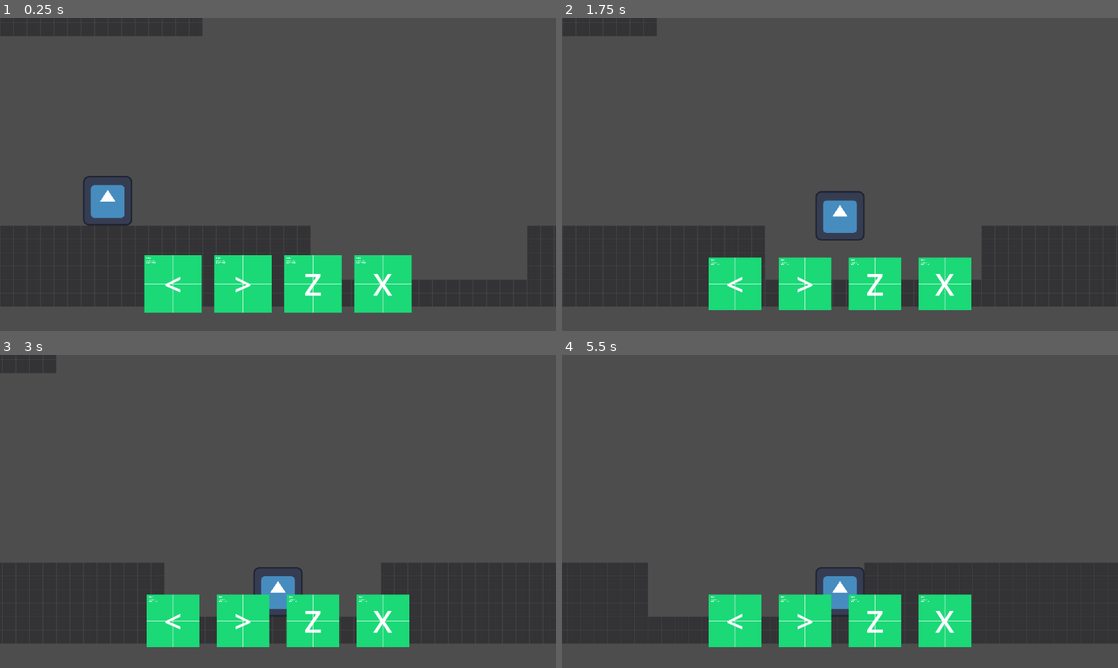
Above: before the commit, frames 1-4 (two rows, left to right).
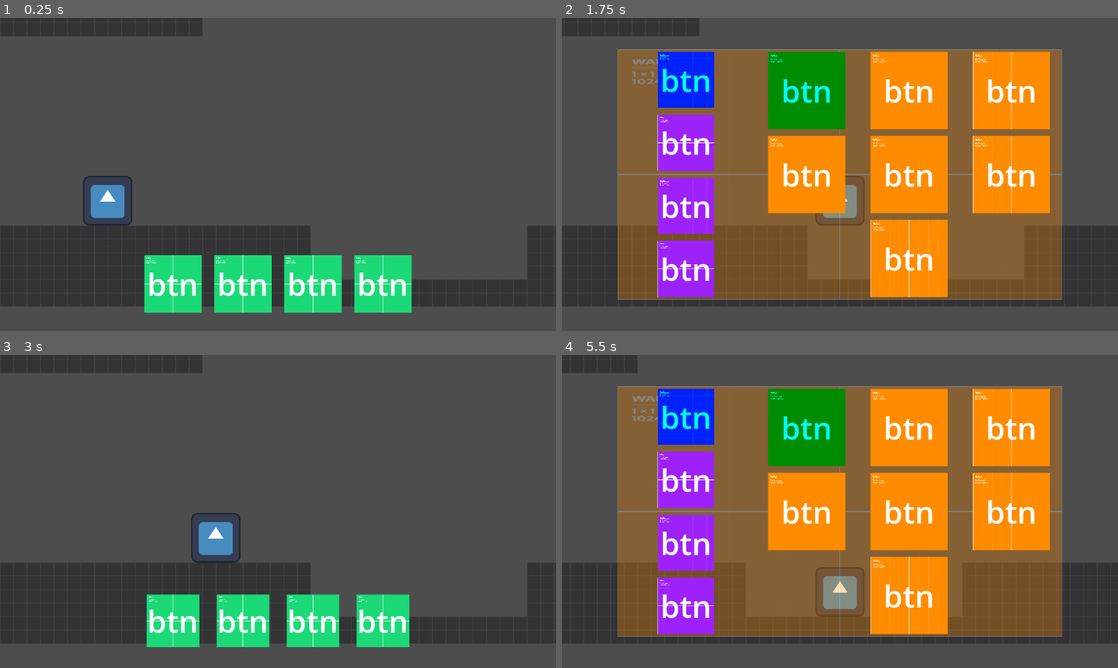
Above: after the commit, the same moments.

Repository: DionisisSchoinas/ldjam-58
Game: Godot game, scene res://scenes/levels/prototype_level.tscn
The game is run twice, just before and just after one commit, with the same random seed, the same clock (stepped at 60 frames per second) and the same inputs. The engine's default icon, where the game draws it, is replaced by a stand-in: a white triangle on a blue panel in a dark square.
Inputs:
- Up to frame 1 (0.25 s): no input
- Up to frame 2 (1.75 s): tap Enter at 0.5 s; hold Z (button_1) 0.53-1.28 s; hold D (d_right) from 0.53 s (still down); tap W (d_up) at 0.77, 1.07, 1.52 s; tap X (button_2) at 0.8, 1.35 s; tap C (selection, bound only after the commit) at 1.55 s
- Up to frame 3 (3 s): tap W (d_up) at 1.82 s; release D (d_right) at 2.03 s; hold A (d_left) 2.03-2.78 s; hold C (selection, bound only after the commit) 2.03-2.78 s; tap Space (selection, bound only before the commit) at 2.3, 2.85 s; hold D (d_right) from 2.78 s (still down)
- Up to frame 4 (5.5 s): tap W (d_up) at 3.02, 3.05, 3.32, 4.52, 4.82 s; hold W (d_up) 3.53-4.28 s; tap Z (button_1) at 3.8, 4.35 s; release D (d_right) at 4.28 s; hold A (d_left) 4.28-5.03 s; tap X (button_2) at 4.55 s; hold D (d_right) from 5.03 s (still down); hold X (button_2) from 5.03 s (still down); tap C (selection, bound only after the commit) at 5.3 s

The runs differ from the first frame. In frame 1, 1.2% of the frame differs, in the area x 26-73%, y 81-89%; in frame 2, 66%; in frame 3, 9.1%; in frame 4, 66%, in the area x 0-90%, y 0-94%.

Commit message:
Added menu highlighting

Diff:
--- a/project.godot
+++ b/project.godot
@@ -54,18 +54,19 @@
 button_1={
 "deadzone": 0.2,
 "events": [Object(InputEventKey,"resource_local_to_scene":false,"resource_name":"","device":-1,"window_id":0,"alt_press …(192 unchanged characters)…
-, Object(InputEventKey,"resource_local_to_scene":false,"reso …(132 unchanged characters)… ":false,"keycode":0,"physical_keycode":79,"key_label":0,"unicode":111,"location":0,"echo":false,"script":null)
+, Object(InputEventKey,"resource_local_to_scene":false,"reso …(132 unchanged characters)… ":false,"keycode":0,"physical_keycode":73,"key_label":0,"unicode":105,"location":0,"echo":false,"script":null)
 ]
 }
 button_2={
 "deadzone": 0.2,
 "events": [Object(InputEventKey,"resource_local_to_scene":false,"resource_name":"","device":-1,"window_id":0,"alt_press …(192 unchanged characters)…
-, Object(InputEventKey,"resource_local_to_scene":false,"reso …(131 unchanged characters)… d":false,"keycode":0,"physical_keycode":80,"key_label":0,"unicode":112,"location":0,"echo":false,"script":null)
+, Object(InputEventKey,"resource_local_to_scene":false,"reso …(131 unchanged characters)… d":false,"keycode":0,"physical_keycode":79,"key_label":0,"unicode":111,"location":0,"echo":false,"script":null)
 ]
 }
 selection={
 "deadzone": 0.2,
-"events": [Object(InputEventKey,"resource_local_to_scene":fa …(140 unchanged characters)… d":false,"keycode":0,"physical_keycode":32,"key_label":0,"unicode":32,"location":0,"echo":false,"script":null)
+"events": [Object(InputEventKey,"resource_local_to_scene":fa …(140 unchanged characters)… d":false,"keycode":0,"physical_keycode":67,"key_label":0,"unicode":99,"location":0,"echo":false,"script":null)
+, Object(InputEventKey,"resource_local_to_scene":false,"resource_name":"","device":-1,"window_id":0,"alt_pressed":false,"shift_pressed":false,"ctrl_pressed":false,"meta_pressed":false,"pressed":false,"keycode":0,"physical_keycode":80,"key_label":0,"unicode":112,"location":0,"echo":false,"script":null)
 ]
 }
 
--- a/scenes/ui/game_overlay.tscn
+++ b/scenes/ui/game_overlay.tscn
@@ -1,8 +1,13 @@
-[gd_scene load_steps=4 format=3 uid="uid://dv34dgh7go3f8"]
+[gd_scene load_steps=9 format=3 uid="uid://dv34dgh7go3f8"]
 
 [ext_resource type="PackedScene" uid="uid://ove2kbx55itx" path="res://scenes/ui/power_toolbar_icon.tscn" id="1_7i0yb"]
 [ext_resource type="Script" uid="uid://dpnxs6b1mutcw" path="res://scripts/ui/hud.gd" id="1_ok1a4"]
 [ext_resource type="Texture2D" uid="uid://dissivn3oe4dx" path="res://assets/kenney_prototype_textures/orange/texture_01.png" id="3_4cufx"]
+[ext_resource type="Script" uid="uid://c7qxvun6hgdqs" path="res://scripts/ui/settings_menu.gd" id="3_w56ii"]
+[ext_resource type="PackedScene" uid="uid://biduepikn3db6" path="res://scenes/ui/key_selection_icon.tscn" id="4_1cu4j"]
+[ext_resource type="PackedScene" uid="uid://gfmm3ctb28ti" path="res://scenes/ui/power_selection_icon.tscn" id="4_s78s3"]
+[ext_resource type="Script" uid="uid://buoatx8ogkq0t" path="res://scripts/ui/key_container.gd" id="5_e2it2"]
+[ext_resource type="Script" uid="uid://ug0hynrv6sn5" path="res://scripts/ui/power_container.gd" id="7_e2it2"]
 
 [node name="HUD" type="Control"]
 process_mode = 3
@@ -30,19 +35,15 @@
 
 [node name="power1" parent="powerMarginContainer/powerContainer" instance=ExtResource("1_7i0yb")]
 layout_mode = 2
-text = "<"
 
 [node name="power2" parent="powerMarginContainer/powerContainer" instance=ExtResource("1_7i0yb")]
 layout_mode = 2
-text = ">"
 
 [node name="power3" parent="powerMarginContainer/powerContainer" instance=ExtResource("1_7i0yb")]
 layout_mode = 2
-text = "Z"
 
 [node name="power4" parent="powerMarginContainer/powerContainer" instance=ExtResource("1_7i0yb")]
 layout_mode = 2
-text = "X"
 
 [node name="settingsMenuMarginContainer" type="MarginContainer" parent="."]
 unique_name_in_owner = true
@@ -55,9 +56,71 @@
 anchor_bottom = 0.9
 grow_horizontal = 2
 grow_vertical = 2
+script = ExtResource("3_w56ii")
 
 [node name="TextureRect" type="TextureRect" parent="settingsMenuMarginContainer"]
 modulate = Color(1, 1, 1, 0.3137255)
 layout_mode = 2
 texture = ExtResource("3_4cufx")
 expand_mode = 2
+
+[node name="HBoxContainer" type="HBoxContainer" parent="settingsMenuMarginContainer"]
+layout_mode = 2
+
+[node name="keyContainer" type="VBoxContainer" parent="settingsMenuMarginContainer/HBoxContainer"]
+unique_name_in_owner = true
+layout_mode = 2
+size_flags_horizontal = 3
+size_flags_stretch_ratio = 0.45
+script = ExtResource("5_e2it2")
+
+[node name="power1" parent="settingsMenuMarginContainer/HBoxContainer/keyContainer" instance=ExtResource("4_1cu4j")]
+layout_mode = 2
+
+[node name="power2" parent="settingsMenuMarginContainer/HBoxContainer/keyContainer" instance=ExtResource("4_1cu4j")]
+layout_mode = 2
+
+[node name="power3" parent="settingsMenuMarginContainer/HBoxContainer/keyContainer" instance=ExtResource("4_1cu4j")]
+layout_mode = 2
+
+[node name="power4" parent="settingsMenuMarginContainer/HBoxContainer/keyContainer" instance=ExtResource("4_1cu4j")]
+layout_mode = 2
+
+[node name="powerContainer" type="VBoxContainer" parent="settingsMenuMarginContainer/HBoxContainer"]
+unique_name_in_owner = true
+layout_mode = 2
+size_flags_horizontal = 3
+script = ExtResource("7_e2it2")
+
+[node name="HBoxContainer" type="HBoxContainer" parent="settingsMenuMarginContainer/HBoxContainer/powerContainer"]
+layout_mode = 2
+size_flags_vertical = 3
+
+[node name="power1" parent="settingsMenuMarginContainer/HBoxContainer/powerContainer/HBoxContainer" instance=ExtResource("4_s78s3")]
+layout_mode = 2
+
+[node name="power2" parent="settingsMenuMarginContainer/HBoxContainer/powerContainer/HBoxContainer" instance=ExtResource("4_s78s3")]
+layout_mode = 2
+
+[node name="power3" parent="settingsMenuMarginContainer/HBoxContainer/powerContainer/HBoxContainer" instance=ExtResource("4_s78s3")]
+layout_mode = 2
+
+[node name="HBoxContainer2" type="HBoxContainer" parent="settingsMenuMarginContainer/HBoxContainer/powerContainer"]
+layout_mode = 2
+size_flags_vertical = 3
+
+[node name="power4" parent="settingsMenuMarginContainer/HBoxContainer/powerContainer/HBoxContainer2" instance=ExtResource("4_s78s3")]
+layout_mode = 2
+
+[node name="power5" parent="settingsMenuMarginContainer/HBoxContainer/powerContainer/HBoxContainer2" instance=ExtResource("4_s78s3")]
+layout_mode = 2
+
+[node name="power6" parent="settingsMenuMarginContainer/HBoxContainer/powerContainer/HBoxContainer2" instance=ExtResource("4_s78s3")]
+layout_mode = 2
+
+[node name="HBoxContainer3" type="HBoxContainer" parent="settingsMenuMarginContainer/HBoxContainer/powerContainer"]
+layout_mode = 2
+size_flags_vertical = 3
+
+[node name="power7" parent="settingsMenuMarginContainer/HBoxContainer/powerContainer/HBoxContainer3" instance=ExtResource("4_s78s3")]
+layout_mode = 2
--- /dev/null
+++ b/scenes/ui/highlightable_icon.tscn
@@ -0,0 +1,24 @@
+[gd_scene load_steps=3 format=3 uid="uid://7pnqip1tqsfr"]
+
+[ext_resource type="Script" uid="uid://f8p12a7t8gkq" path="res://scripts/ui/highlightable_icon.gd" id="2_dtg8x"]
+[ext_resource type="Texture2D" uid="uid://d35upmtb82mee" path="res://assets/kenney_prototype_textures/purple/texture_01.png" id="2_jnh5d"]
+
+[node name="TextureRect" type="TextureRect"]
+size_flags_horizontal = 3
+texture = ExtResource("2_jnh5d")
+expand_mode = 1
+stretch_mode = 5
+script = ExtResource("2_dtg8x")
+
+[node name="Label" type="Label" parent="."]
+unique_name_in_owner = true
+layout_mode = 1
+anchors_preset = 15
+anchor_right = 1.0
+anchor_bottom = 1.0
+grow_horizontal = 2
+grow_vertical = 2
+theme_override_font_sizes/font_size = 64
+text = "1"
+horizontal_alignment = 1
+vertical_alignment = 1
--- /dev/null
+++ b/scenes/ui/key_selection_icon.tscn
@@ -0,0 +1,22 @@
+[gd_scene load_steps=3 format=3 uid="uid://biduepikn3db6"]
+
+[ext_resource type="Script" uid="uid://do0n76ppuxo7n" path="res://scripts/ui/key_selection_icon.gd" id="1_p6dwr"]
+[ext_resource type="PackedScene" uid="uid://7pnqip1tqsfr" path="res://scenes/ui/highlightable_icon.tscn" id="2_p6dwr"]
+
+[node name="key_selection_icon" type="MarginContainer"]
+anchors_preset = 15
+anchor_right = 1.0
+anchor_bottom = 1.0
+grow_horizontal = 2
+grow_vertical = 2
+size_flags_horizontal = 3
+size_flags_vertical = 3
+theme_override_constants/margin_left = 5
+theme_override_constants/margin_top = 5
+theme_override_constants/margin_right = 5
+theme_override_constants/margin_bottom = 5
+script = ExtResource("1_p6dwr")
+
+[node name="highlightable_icon" parent="." instance=ExtResource("2_p6dwr")]
+unique_name_in_owner = true
+layout_mode = 2
--- /dev/null
+++ b/scenes/ui/power_selection_icon.tscn
@@ -0,0 +1,24 @@
+[gd_scene load_steps=4 format=3 uid="uid://gfmm3ctb28ti"]
+
+[ext_resource type="Script" uid="uid://cs1skjndcgufo" path="res://scripts/ui/power_selection_icon.gd" id="1_gxck5"]
+[ext_resource type="PackedScene" uid="uid://7pnqip1tqsfr" path="res://scenes/ui/highlightable_icon.tscn" id="2_gxck5"]
+[ext_resource type="Texture2D" uid="uid://dissivn3oe4dx" path="res://assets/kenney_prototype_textures/orange/texture_01.png" id="3_64h7c"]
+
+[node name="power_selection_icon" type="MarginContainer"]
+anchors_preset = 15
+anchor_right = 1.0
+anchor_bottom = 1.0
+grow_horizontal = 2
+grow_vertical = 2
+size_flags_horizontal = 3
+size_flags_vertical = 3
+theme_override_constants/margin_left = 5
+theme_override_constants/margin_top = 5
+theme_override_constants/margin_right = 5
+theme_override_constants/margin_bottom = 5
+script = ExtResource("1_gxck5")
+
+[node name="highlightable_icon" parent="." instance=ExtResource("2_gxck5")]
+unique_name_in_owner = true
+layout_mode = 2
+texture = ExtResource("3_64h7c")
--- a/scenes/ui/power_toolbar_icon.tscn
+++ b/scenes/ui/power_toolbar_icon.tscn
@@ -1,7 +1,8 @@
-[gd_scene load_steps=6 format=3 uid="uid://ove2kbx55itx"]
+[gd_scene load_steps=7 format=3 uid="uid://ove2kbx55itx"]
 
 [ext_resource type="Script" uid="uid://dc2bjq2adirp2" path="res://scripts/ui/power_toolbar_icon.gd" id="1_0jx2j"]
 [ext_resource type="Texture2D" uid="uid://cfhokjqiqcrcn" path="res://assets/kenney_prototype_textures/green/texture_01.png" id="1_nripl"]
+[ext_resource type="PackedScene" uid="uid://7pnqip1tqsfr" path="res://scenes/ui/highlightable_icon.tscn" id="2_1vfmd"]
 
 [sub_resource type="Animation" id="Animation_ok1a4"]
 length = 0.001
@@ -113,7 +114,7 @@
 &"equip": SubResource("Animation_7i0yb")
 }
 
-[node name="power1" type="MarginContainer"]
+[node name="power_toolbar_icon" type="MarginContainer"]
 anchors_preset = 15
 anchor_right = 1.0
 anchor_bottom = 1.0
@@ -126,28 +127,13 @@
 theme_override_constants/margin_bottom = 5
 script = ExtResource("1_0jx2j")
 
-[node name="TextureRect" type="TextureRect" parent="."]
-layout_mode = 2
-size_flags_horizontal = 3
-texture = ExtResource("1_nripl")
-expand_mode = 1
-stretch_mode = 5
-
-[node name="AnimationPlayer" type="AnimationPlayer" parent="TextureRect"]
+[node name="AnimationPlayer" type="AnimationPlayer" parent="."]
 unique_name_in_owner = true
+root_node = NodePath("../highlightable_icon")
 libraries = {
 &"": SubResource("AnimationLibrary_ig3jh")
 }
 
-[node name="Label" type="Label" parent="TextureRect"]
-unique_name_in_owner = true
-layout_mode = 1
-anchors_preset = 15
-anchor_right = 1.0
-anchor_bottom = 1.0
-grow_horizontal = 2
-grow_vertical = 2
-theme_override_font_sizes/font_size = 64
-text = "1"
-horizontal_alignment = 1
-vertical_alignment = 1
+[node name="highlightable_icon" parent="." instance=ExtResource("2_1vfmd")]
+layout_mode = 2
+texture = ExtResource("1_nripl")
--- /dev/null
+++ b/scripts/ui/highlightable_icon.gd
@@ -0,0 +1,14 @@
+extends TextureRect
+
+@export var text = "btn"
+
+@onready var label: Label = %Label
+
+func _ready():
+	label.text = text
+
+func highlight():
+	modulate = Color.AQUA
+
+func unhighlight():
+	modulate = Color.WHITE
--- /dev/null
+++ b/scripts/ui/key_container.gd
@@ -0,0 +1,40 @@
+extends VBoxContainer
+
+var keys = []
+var selected_key
+
+func _ready() -> void:
+	keys = get_children(true)
+	connect("visibility_changed", highlight_first)
+
+func _input(event: InputEvent):
+	if event.is_action_pressed("button_1"):
+		hightlight_prev()
+	elif event.is_action_pressed("button_2"):
+		hightlight_next()
+
+func key_selected(index: int):
+	if keys == null || keys.is_empty():
+		pass
+	if (selected_key != null):
+		keys.get(selected_key).unhighlight()
+	selected_key = wrap_selected_index(index)
+	keys.get(selected_key).highlight()
+
+func highlight_first():
+	if (visible):
+		key_selected(0)
+
+func hightlight_next():
+	key_selected(selected_key+1)
+
+func hightlight_prev():
+	key_selected(selected_key-1)
+
+func wrap_selected_index(index: int) -> int:
+	if index < 0:
+		return keys.size()-1
+	elif index > keys.size()-1:
+		return 0
+	else:
+		return index
--- /dev/null
+++ b/scripts/ui/key_selection_icon.gd
@@ -0,0 +1,9 @@
+extends MarginContainer
+
+@onready var highlightable_icon: TextureRect = %highlightable_icon
+
+func highlight():
+	highlightable_icon.highlight()
+
+func unhighlight():
+	highlightable_icon.unhighlight()
--- /dev/null
+++ b/scripts/ui/power_container.gd
@@ -0,0 +1,49 @@
+extends VBoxContainer
+
+var keys = []
+var selected_key
+
+func _ready() -> void:
+	var containers = get_children(true)
+	for icon in containers:
+		keys.append_array(icon.get_children(true))
+	connect("visibility_changed", highlight_first)
+
+func _input(event: InputEvent):
+	if event.is_action_pressed("d_left"):
+		hightlight_prev(1)
+	elif event.is_action_pressed("d_right"):
+		hightlight_next(1)
+	elif event.is_action_pressed("d_up"):
+		if (selected_key == 6):
+			hightlight_prev(2)
+		else:
+			hightlight_prev(3)
+	elif event.is_action_pressed("d_down"):
+		hightlight_next(3)
+
+func key_selected(index: int):
+	if keys == null || keys.is_empty():
+		pass
+	if (selected_key != null):
+		keys.get(selected_key).unhighlight()
+	selected_key = wrap_selected_index(index)
+	keys.get(selected_key).highlight()
+
+func highlight_first():
+	if (visible):
+		key_selected(0)
+
+func hightlight_next(index: int):
+	key_selected(selected_key+index)
+
+func hightlight_prev(index: int):
+	key_selected(selected_key-index)
+
+func wrap_selected_index(index: int) -> int:
+	if index < 0:
+		return 0
+	elif index > keys.size()-1:
+		return keys.size()-1
+	else:
+		return index
--- /dev/null
+++ b/scripts/ui/power_selection_icon.gd
@@ -0,0 +1,9 @@
+extends MarginContainer
+
+@onready var highlightable_icon: TextureRect = %highlightable_icon
+
+func highlight():
+	highlightable_icon.highlight()
+
+func unhighlight():
+	highlightable_icon.unhighlight()
--- a/scripts/ui/power_toolbar_icon.gd
+++ b/scripts/ui/power_toolbar_icon.gd
@@ -1,13 +1,14 @@
 extends MarginContainer
 
-@export var text = "btn"
-
 @onready var animation_player: AnimationPlayer = %AnimationPlayer
-@onready var label: Label = %Label
-
-func _ready():
-	label.text = text
+@onready var highlightable_icon: TextureRect = $highlightable_icon
 
 func _process(_delta):
 	if Input.is_action_just_pressed("button_1"):
 		animation_player.play("equip")
+
+func highlight():
+	highlightable_icon.highlight()
+
+func unhighlight():
+	highlightable_icon.unhighlight()
--- /dev/null
+++ b/scripts/ui/settings_menu.gd
@@ -0,0 +1,4 @@
+extends MarginContainer
+
+@onready var key_container: VBoxContainer = %keyContainer
+@onready var power_container: VBoxContainer = %powerContainer
Not shown, added: scripts/ui/highlightable_icon.gd.uid
Not shown, added: scripts/ui/key_container.gd.uid
Not shown, added: scripts/ui/key_selection_icon.gd.uid
Not shown, added: scripts/ui/power_container.gd.uid
Not shown, added: scripts/ui/power_selection_icon.gd.uid
Not shown, added: scripts/ui/settings_menu.gd.uid
